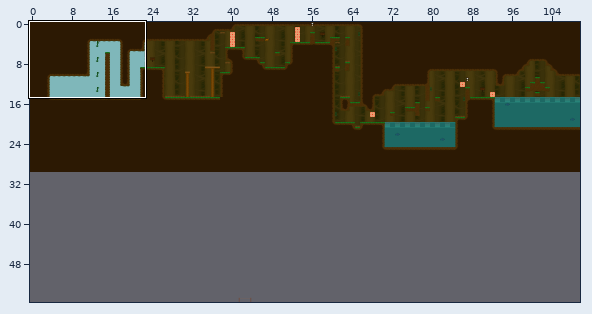
Tiled map: map.tmx. Above: a wide view before the commit, with the close-up outlined.
Close-up. Before the commit:
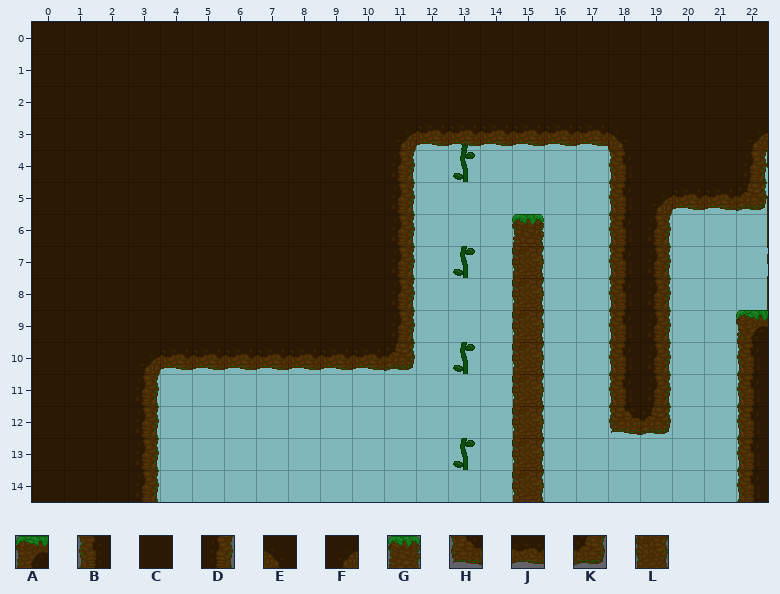
Cells are 32x32 px. Shown: x 0..22, y 0..14. The commit also changed other parts of the map, which this record leaves out.
Key: from "tuilesJeu": A 198, B 231, C 232, D 233, E 234 flipped up-down, F 234 turned 180, G 235, H 264, J 265, K 266, L 268.
_ is an empty cell.
Layers that did not change in this view are not listed.
Layer "build" before, first column x 0:
 0 CCCCCCCCCCCCCCCCCCCCCCC
 1 CCCCCCCCCCCCCCCCCCCCCCC
 2 CCCCCCCCCCCCCCCCCCCCCCC
 3 CCCCCCCCCCCFJJJJJJECCCF
 4 CCCCCCCCCCCD______BCCCD
 5 CCCCCCCCCCCD______BFJJK
 6 CCCCCCCCCCCD___G__BD___
 7 CCCCCCCCCCCD___L__BD___
 8 CCCCCCCCCCCD___L__BD___
 9 CCCCCCCCCCCD___L__BD__A
10 CCCFJJJJJJJK___L__BD__B
11 CCCD___________L__BD__B
12 CCCD___________L__HK__B
13 CCCD___________L______B
14 CCCD___________L______B
The same view after the edit:
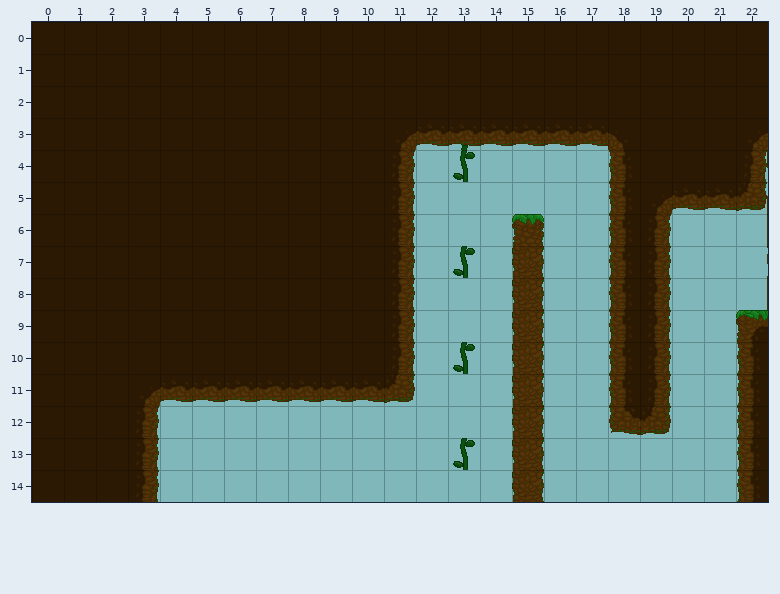
Change:
Layer "build":
y 10: x 3..11 FJJJJJJJK -> CCCCCCCCD
y 11: x 3..11 D________ -> FJJJJJJJK
